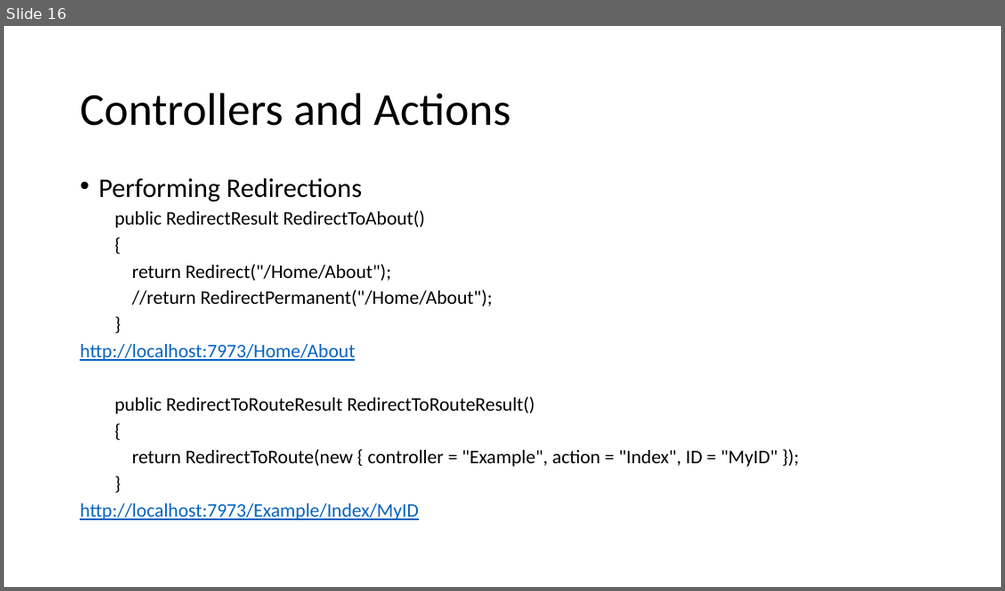
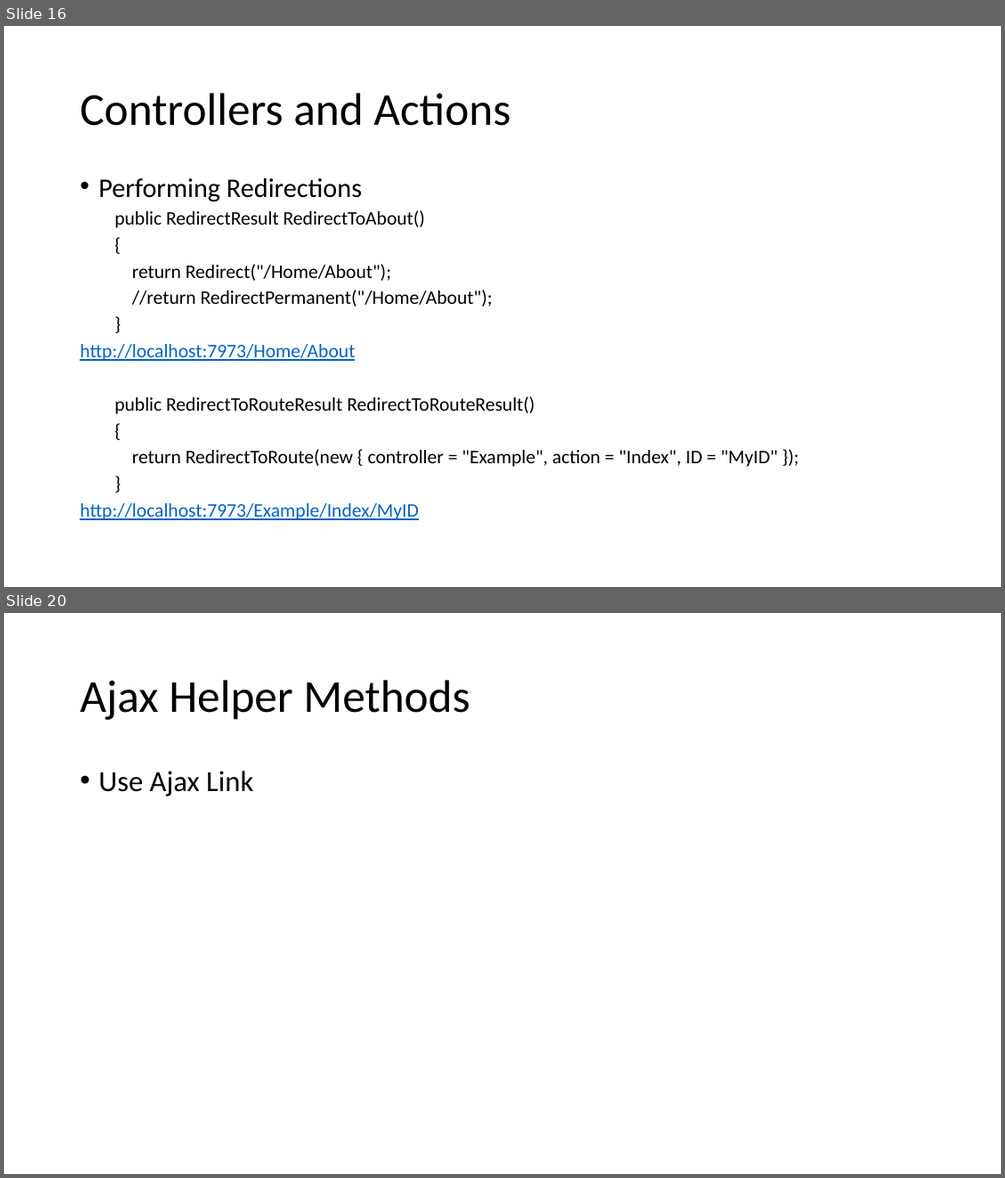
Before and after one commit to songb2/ASPNETMVCDemo, a slide deck: BasicMVCNorthwind/Asp.Net MVC Tech Talk.pptx. Shown one above the other, each under a label of ours: slide 16 before the commit, slides 16 and 20 after it; the slides between them are not shown. The pictures are 1005x591 and 1005x1178 pixels, drawn with LibreOffice and Linux fonts; fonts in the diff are those of the drawing. Boxes give left, top, right and bottom in pixels: in the first picture for what was removed or moved away, otherwise in the second. Text is boxed around its words. In the diff, an @@ line names an element or a change of style, - is before the commit and + after.

```diff
--- a/BasicMVCNorthwind/Asp.Net MVC Tech Talk.pptx
+++ b/BasicMVCNorthwind/Asp.Net MVC Tech Talk.pptx
@@ slide 20 added at (x1=4, y1=613, x2=1001, y2=1174), background #FFFFFF @@
@@ title added at (x1=80, y1=680, x2=469, y2=720), 44 pt, text #000000 @@
+Ajax Helper Methods
@@ text added at (x1=98, y1=771, x2=253, y2=796), 28 pt, text #000000 @@
+• Use Ajax Link
```
Also in this commit, not shown: 2 slides changed, 2 other slides added, 1 slide removed, 12 other files.
